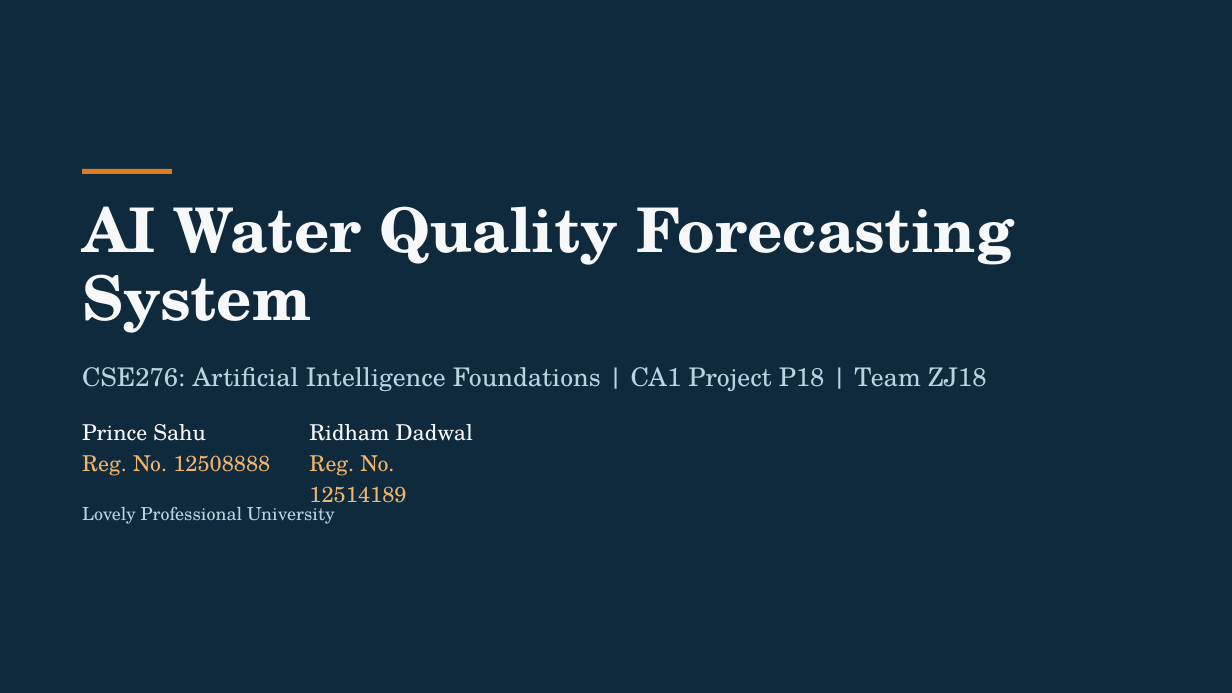
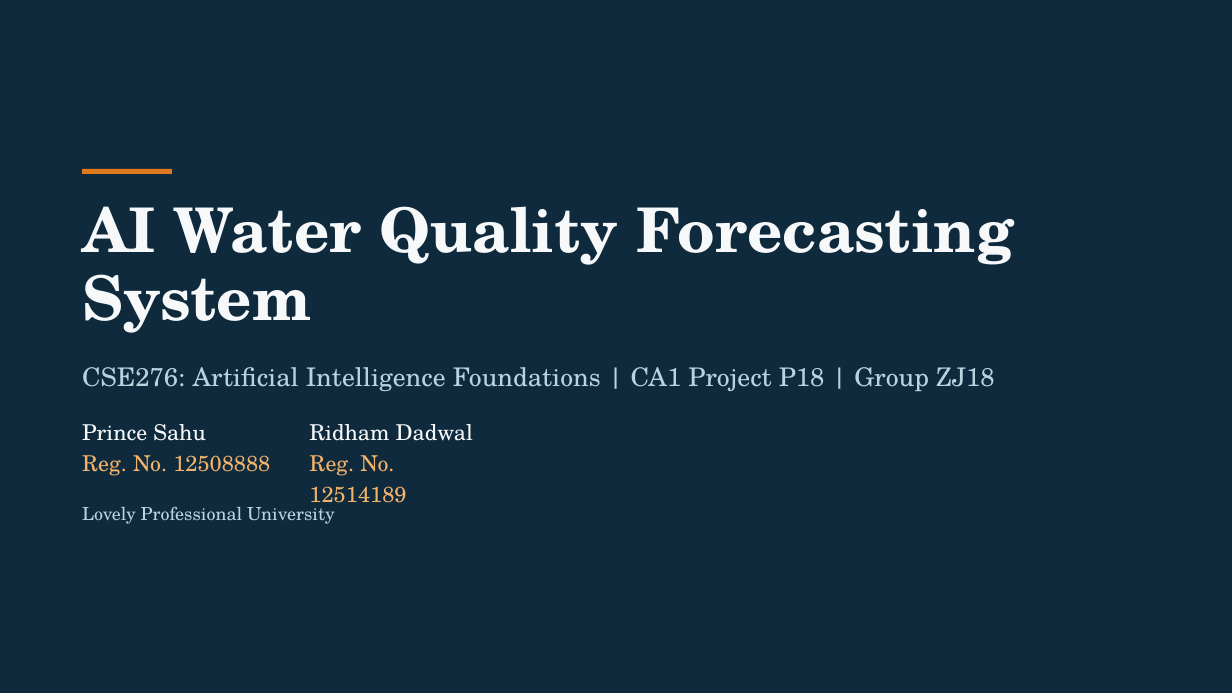
Before and after one commit to princesahu500000-cpu/ai-water-quality-forecasting, a slide deck: slide 1 of report/AI Water Quality Forecasting System - CSE276 CA1 (P18).pptx. Drawn at 1232x693 pixels with LibreOffice and Linux fonts; fonts in the diff are those of the drawing. Boxes give left, top, right and bottom in pixels: in the first picture for what was removed or moved away, otherwise in the second. Text is boxed around its words. In the diff, an @@ line names an element or a change of style, - is before the commit and + after.

```diff
--- a/report/AI Water Quality Forecasting System - CSE276 CA1 (P18).pptx
+++ b/report/AI Water Quality Forecasting System - CSE276 CA1 (P18).pptx
@@ text at box(82, 367, 995, 391): text changed @@
-CSE276: Artificial Intelligence Foundations | CA1 Project P18 | Team ZJ18
+CSE276: Artificial Intelligence Foundations | CA1 Project P18 | Group ZJ18
```
Also in this commit, not shown: 3 other slides changed, 4 slides added, 1 other file.
